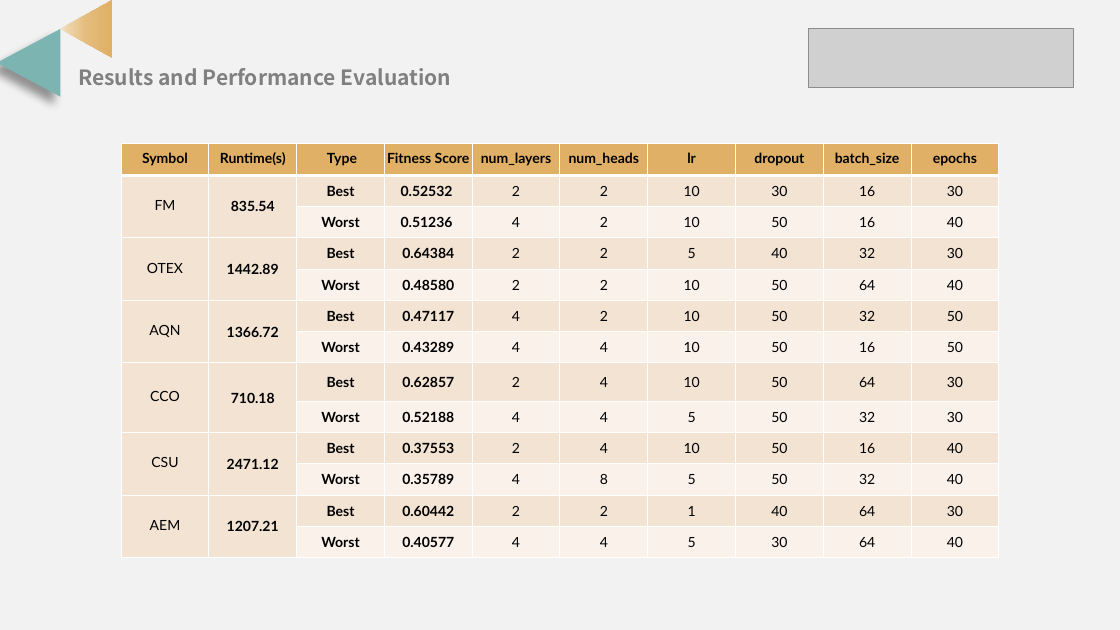
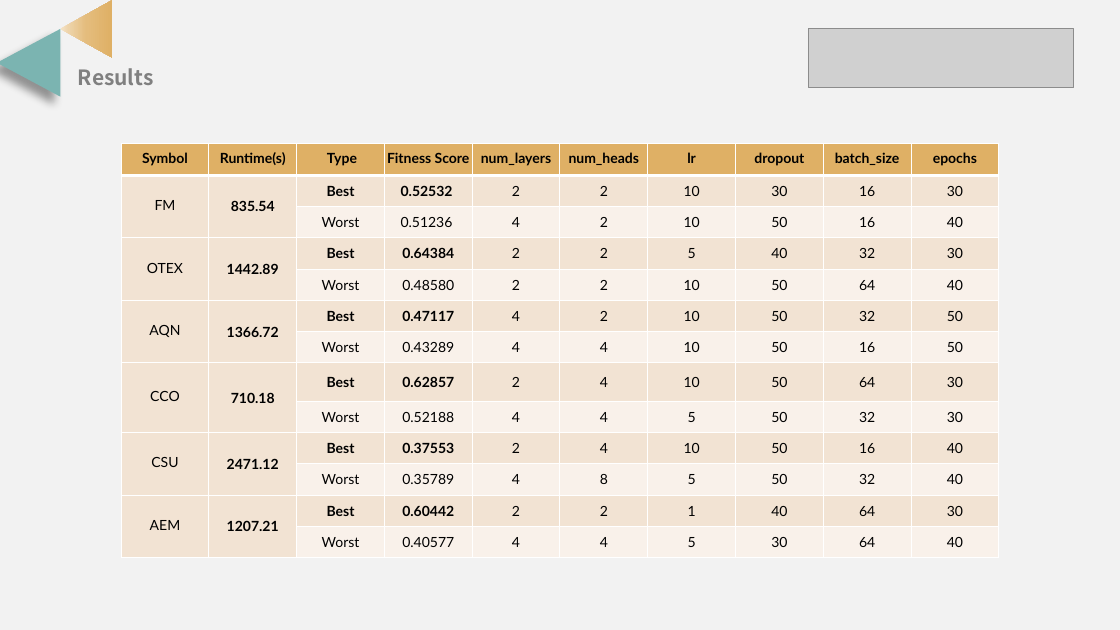
Before and after one commit to SigaoLi/UT_AI_Portfolio_Strategy_Optimization, a slide deck: slide 5 of SCS_3547_Term_Porject__Sigao_Li.pptx. Drawn at 1120x630 pixels with LibreOffice and Linux fonts; fonts in the diff are those of the drawing; grey boxes stand for pictures. Boxes give left, top, right and bottom in pixels: in the first picture for what was removed or moved away, otherwise in the second. Text is boxed around its words. In the diff, an @@ line names an element or a change of style, - is before the commit and + after.

```diff
--- a/SCS_3547_Term_Porject__Sigao_Li.pptx
+++ b/SCS_3547_Term_Porject__Sigao_Li.pptx
@@ text at [78, 68, 154, 85]: text changed @@
-Results and Performance Evaluation
+Results
@@ table at [121, 144, 995, 558] @@
@@ bold off in "Worst", "0.51236", "Worst", "0.48580" and 8 more places @@
```
Also in this commit, not shown: 5 other slides changed.
